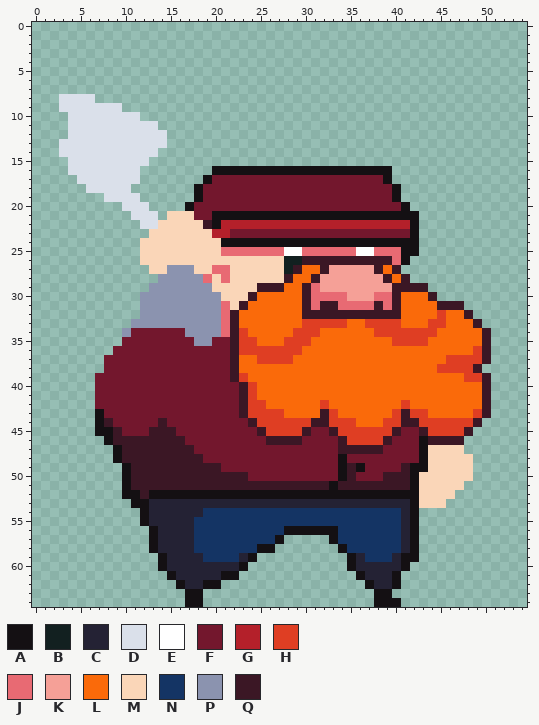
A sprite sheet gets an edit: assets/images/entities/player/axe/attack2/player-attack-1.png. Above, as it was before the edit.
The file is 55x65 pixels.
Palette (. is transparent): A #141013  B #122020  C #242234  D #dae0ea  E #ffffff  F #73172d  G #b4202a  H #df3e23  J #e86a73  K #f5a097  L #fa6a0a  M #fad6b8  N #143464  P #8b93af  Q #3b1725
Now the later version:
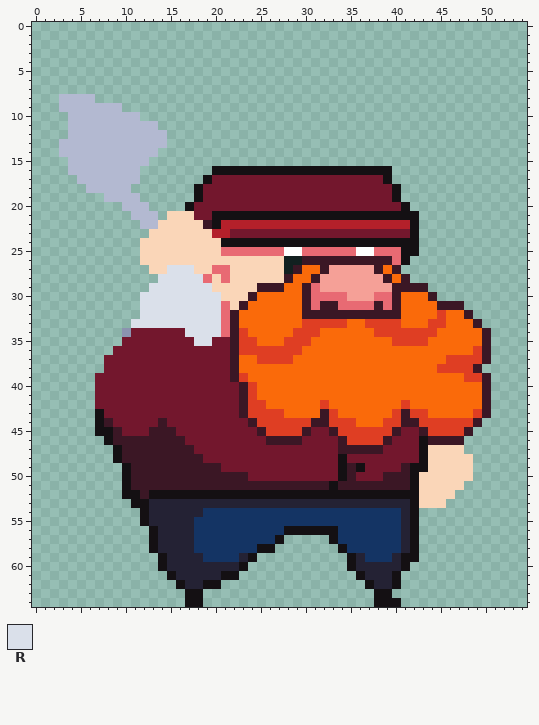
Colours new in this view: R #dae0ea
Difference:
Colour D changes from #dae0ea to #b3b9d1.
Colour P gives way to colour R in row 27 at x 15 to 17; in row 28 at x 14 to 18; in row 29 at x 13 to 19; in rows 30 to 32 at x 12 to 20; in row 33 at x 11 to 20; in row 34 at x 17 to 20.
Colour P gives way to colour R in row 35 at x 18 to 19.
Changed places in both pictures, as pixel boxes (x1, y1, x2, y2):
changed: (59, 94, 167, 229)
changed: (131, 265, 221, 346)
